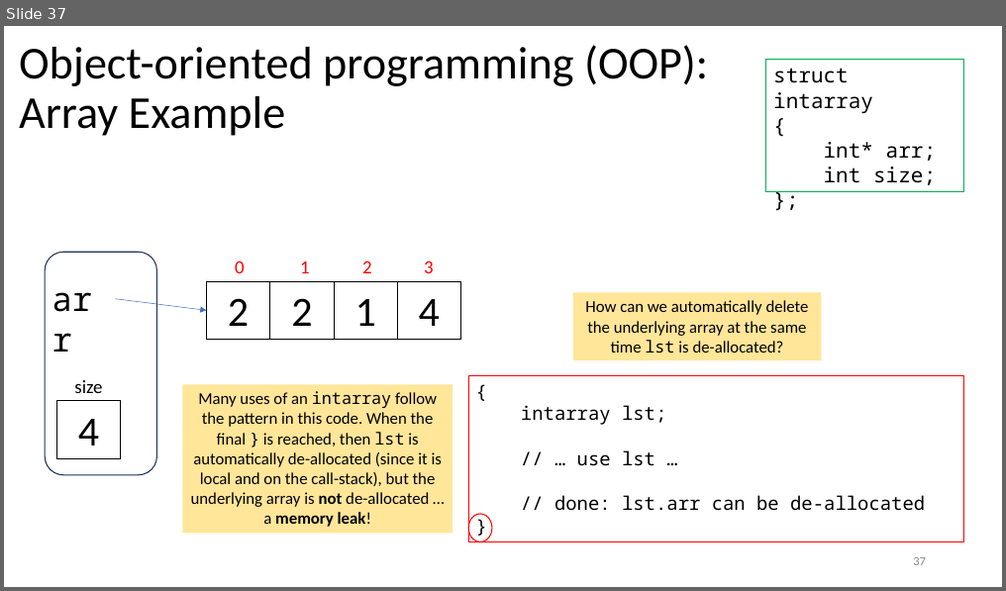
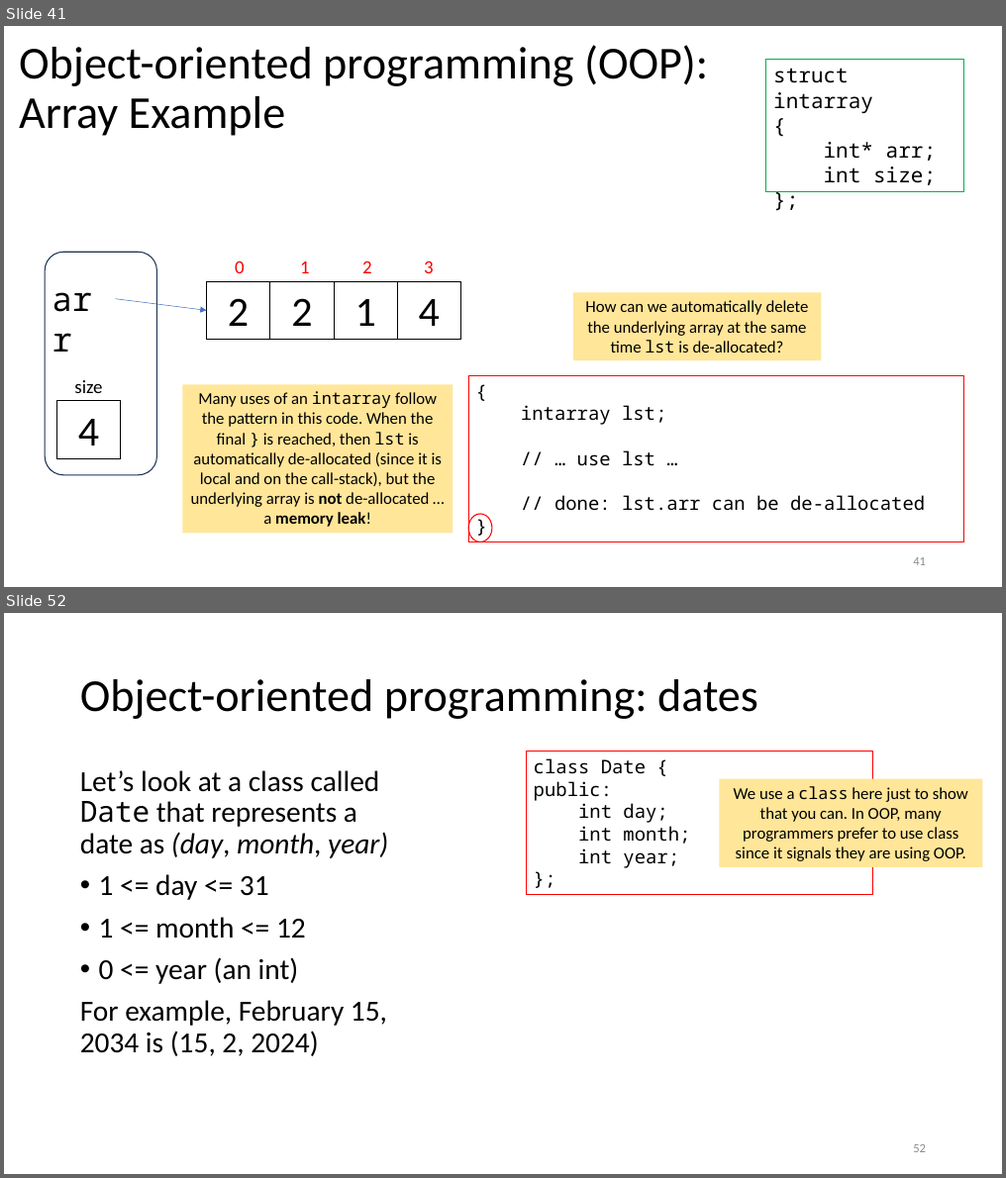
Before and after one commit to tjd1234/cmpt135spring2024, a slide deck: sample_code/week4/week4_cmpt135.pptx. Shown one above the other, each under a label of ours: slide 37 before the commit, slides 41 and 52 after it; the slides between them are not shown. The pictures are 1006x591 and 1006x1178 pixels, drawn with LibreOffice and Linux fonts; fonts in the diff are those of the drawing. Boxes give left, top, right and bottom in pixels: in the first picture for what was removed or moved away, otherwise in the second. Text is boxed around its words. In the diff, an @@ line names an element or a change of style, - is before the commit and + after.

```diff
--- a/sample_code/week4/week4_cmpt135.pptx
+++ b/sample_code/week4/week4_cmpt135.pptx
@@ slide 52 added at [4,613,1002,1174], background #FFFFFF @@
@@ title added at [80,679,758,719], 44 pt, text #000000 @@
+Object-oriented programming: dates
@@ rectangle added at [527,752,874,895], outline #FF0000 0.75 pt, 18 pt, text #000000 @@
+class Date {
+public:
+int day;
+int month;
+int year;
+};
@@ text added at [80,770,388,1057], 28 pt, text #000000 @@
+Let’s look at a class called Date that represents a date as (day, month, year)
+• 1 <= day <= 31
+• 1 <= month <= 12
+• 0 <= year (an int)
+For example, February 15, 2034 is (15, 2, 2024)
@@ rectangle added at [719,779,982,867], fill #FFE699, 16 pt, text #000000 @@
+We use a class here just to show that you can. In OOP, many programmers prefer to use class since it signals they are using OOP.
@@ page number added at [913,1145,926,1153], 12 pt, text #8C8C8C @@
+52
@@ what was slide 37 is now slide 41 @@
@@ page number at [913,558,926,566]: text changed @@
-37
+41
```
Also in this commit, not shown: 22 slides changed, 33 other slides added, 1 slide removed, 1 other file.
